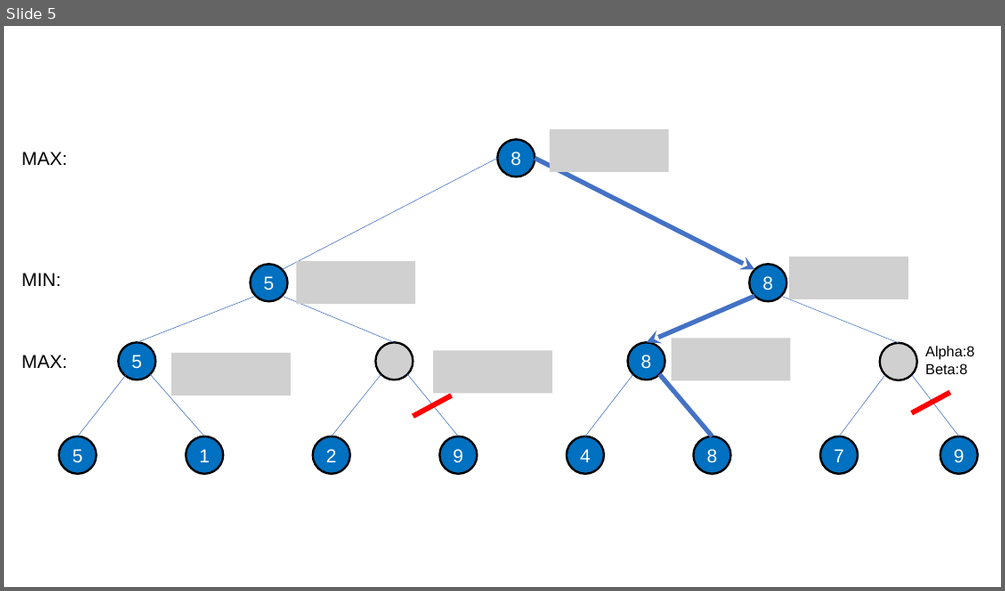
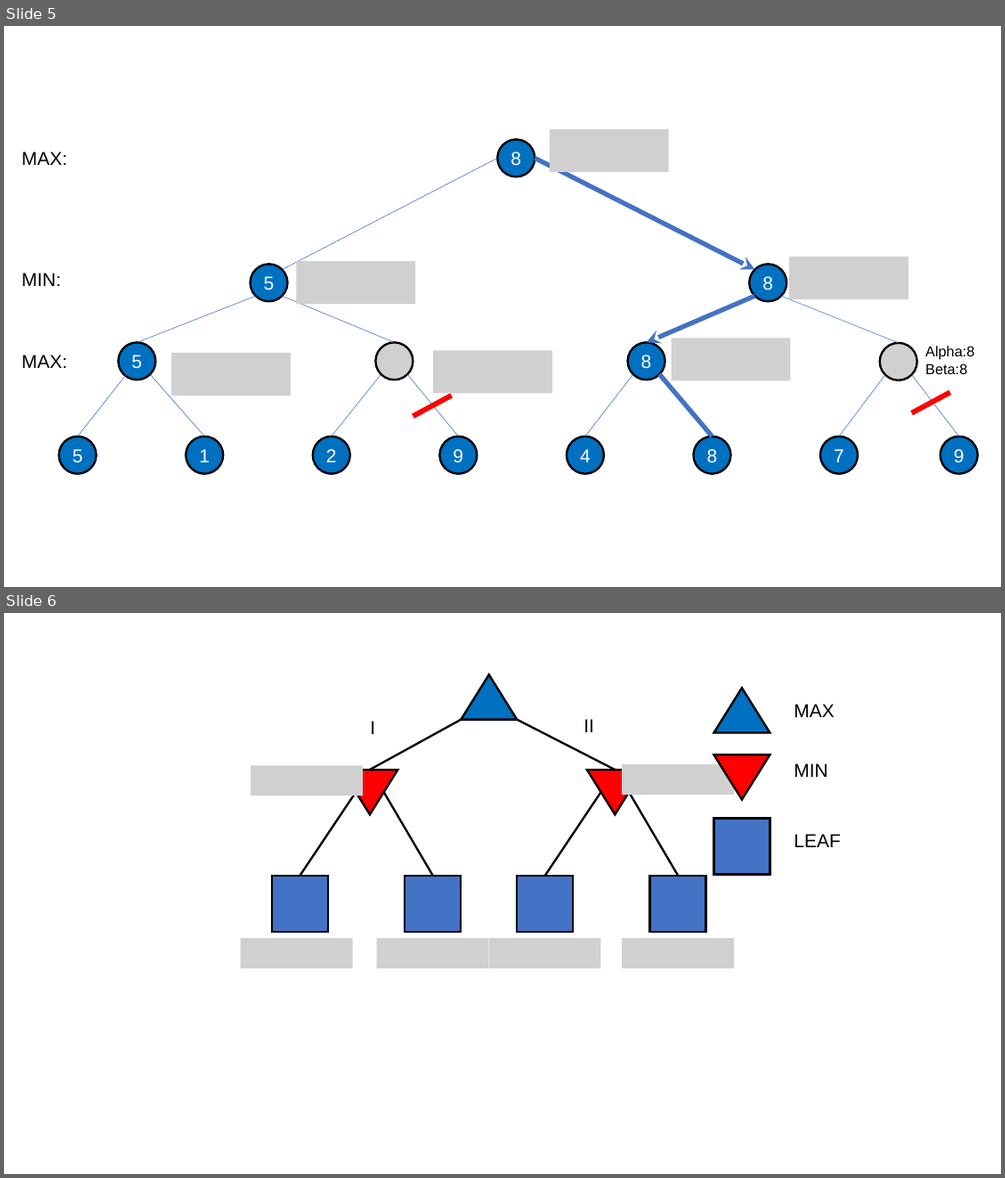
Before and after one commit to Ofir-Manor/ai_hw2, a slide deck: hw2-examples.pptx. Shown one above the other, each under a label of ours: slide 5 before the commit, slides 5 and 6 after it. The pictures are 1005x591 and 1005x1178 pixels, drawn with LibreOffice and Linux fonts; fonts in the diff are those of the drawing; grey boxes stand for pictures. Boxes give left, top, right and bottom in pixels: in the first picture for what was removed or moved away, otherwise in the second. Text is boxed around its words. In the diff, an @@ line names an element or a change of style, - is before the commit and + after.

```diff
--- a/hw2-examples.pptx
+++ b/hw2-examples.pptx
@@ slide 6 added at [4,613,1001,1174], background #FFFFFF @@
@@ group added at [241,674,840,968]: 6 lines, 6 pictures, 5 triangles, 5 rectangles, 5 texts @@
+LEAF
+MIN
+I
+II
+MAX
```
Also in this commit, not shown: 1 other file.
